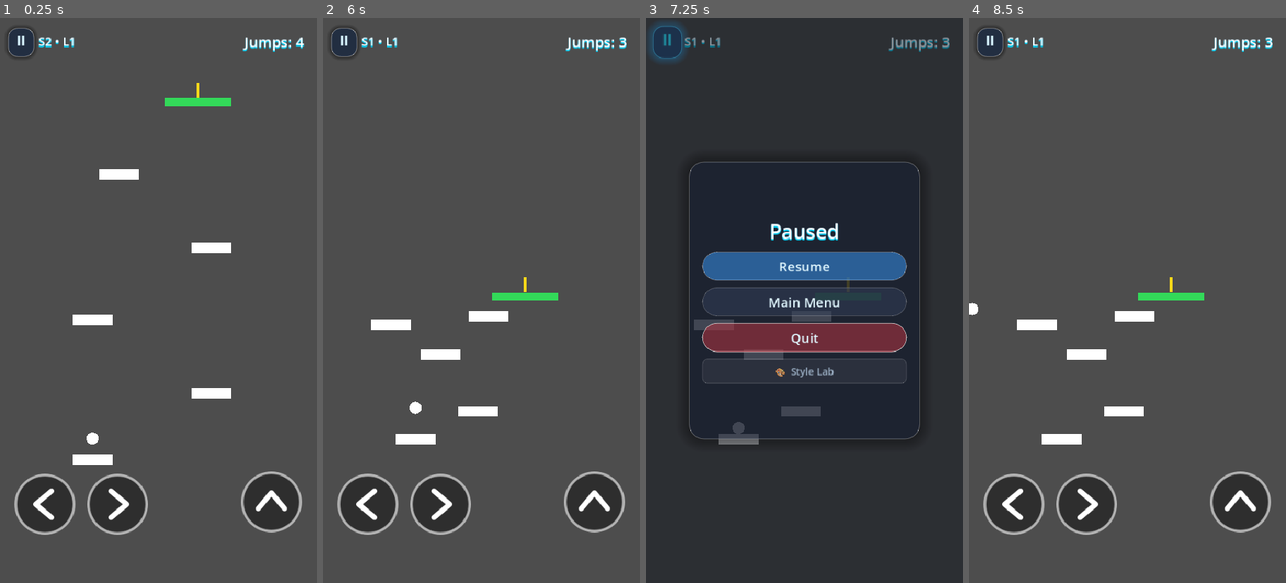
Above: before the commit, frames 1-4 (left to right).
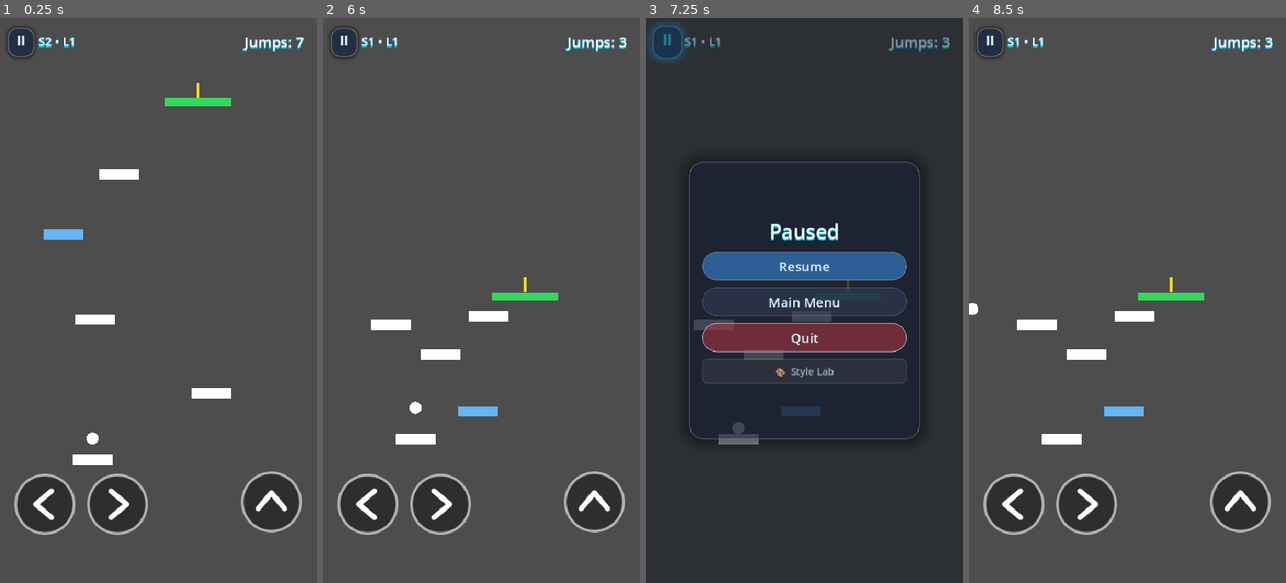
Above: after the commit, the same moments.

Repository: xASHx26/amnesia-ball
Game: Godot game, scene res://Scenes/Levels/level_4.tscn
Two runs of this game, one before a commit and one after it. Both use one fixed random seed, a clock stepped at 60 frames per second and the inputs below. This scene is started directly instead of the project's main scene.
Inputs (mouse positions are in pixels of both pictures, inside the frame that each line leads up to):
- Up to frame 1 (0.25 s): no input
- Up to frame 2 (6 s): click "⏸" at 0.5 s; click "Resume" at 1.25 s; tap Enter at 2 s; move the mouse to (551, 272) at 2.02 s; hold D (right) 2.03-3.5 s; tap Space (jump) at 2.1, 2.27, 2.57, 3.02, 3.05, 3.32 s; move the mouse to (418, 328) at 2.77 s; tap P at 2.85 s; click "🎨 Style Lab" at 3.5 s; click "✕" at 4.25 s; click "Main Menu" at 5 s; click "START GAME" at 5.75 s
- Up to frame 3 (7.25 s): click "⏸" at 6.5 s
- Up to frame 4 (8.5 s): click "Resume" at 7.25 s; tap Space (jump) at 8, 8.1 s; move the mouse to (1159, 176) at 8.02 s; hold A (left) from 8.03 s (still down)

The runs differ from the first frame. In frame 1, 0.6% of the frame differs, in the area x 13-96%, y 3-55%; in frame 2, 0.2%; in frame 3, 0.2%; in frame 4, 0.2%.

Commit message:
feat: implement enhanced disappearing platforms with reappearance logic and level integration

Diff:
--- a/Scenes/Levels/level_1.tscn
+++ b/Scenes/Levels/level_1.tscn
@@ -17,6 +17,7 @@
 
 [node name="Platform1" parent="." unique_id=546659521 instance=ExtResource("3_plat")]
 position = Vector2(235, 708.00006)
+is_enhanced = true
 
 [node name="Platform2" parent="." unique_id=1125931712 instance=ExtResource("3_plat")]
 position = Vector2(178, 622.00006)
--- a/Scenes/Levels/level_4.tscn
+++ b/Scenes/Levels/level_4.tscn
@@ -7,9 +7,10 @@
 [ext_resource type="PackedScene" uid="uid://13v60t2oqlqn" path="res://Scenes/Ball Scene.tscn" id="5_keyqw"]
 
 [node name="Level4" type="Node2D" unique_id=348444193]
+position = Vector2(0, 2)
 script = ExtResource("1_jqrsn")
 level_number = 4
-max_jumps = 4
+max_jumps = 7
 
 [node name="HUD" parent="." unique_id=2119999257 instance=ExtResource("2_t74h0")]
 
@@ -20,10 +21,11 @@
 position = Vector2(320, 680)
 
 [node name="Platform2" parent="." unique_id=381097477 instance=ExtResource("3_i4hbv")]
-position = Vector2(140, 570)
+position = Vector2(144, 569.00006)
 
 [node name="Platform3" parent="." unique_id=1346524782 instance=ExtResource("3_i4hbv")]
-position = Vector2(320, 460)
+position = Vector2(96, 440.00003)
+is_enhanced = true
 
 [node name="Platform4" parent="." unique_id=1346524783 instance=ExtResource("3_i4hbv")]
 position = Vector2(180, 350)
--- a/Scripts/Ball_Charecter/Ball_movements.gd
+++ b/Scripts/Ball_Charecter/Ball_movements.gd
@@ -8,30 +8,47 @@
 var current_platform: Node = null    # platform the ball is ON right now
 var previous_platform: Node = null   # platform the ball just LEFT
 var is_dying: bool = false
+var was_enhanced_jump: bool = false
+
+
+func _ready() -> void:
+	add_to_group("ball")
 
 
 func _physics_process(delta: float) -> void:
 	if is_dying:
 		return
 
-	# Detect touching bottom death zone
+	# Detect touching bottom death zone (skip if a popped enhanced platform can still catch us)
 	if global_position.y >= DEATH_Y_THRESHOLD and not GameManager.is_level_complete and not GameManager.is_game_over:
-		trigger_death()
-		return
+		if not _has_popped_enhanced_below():
+			trigger_death()
+			return
 
 	# Add gravity
 	if not is_on_floor():
 		velocity += get_gravity() * delta
 
+	# Reset enhanced jump when grounded
+	if is_on_floor():
+		was_enhanced_jump = false
+
 	# Handle jump (can jump as long as player has jumps remaining)
 	if Input.is_action_just_pressed("jump") and is_on_floor():
 		if GameManager.can_jump():
-			velocity.y = JUMP_VELOCITY
+			var jump_force := JUMP_VELOCITY
+			if is_instance_valid(current_platform) and current_platform.get("is_enhanced") and current_platform.get("is_reappeared"):
+				was_enhanced_jump = true
+				jump_force = JUMP_VELOCITY * 1.15  # slightly higher apex to clear double horizontal distance
+			velocity.y = jump_force
 
 	# Input movement
 	var direction := Input.get_axis("left", "right")
 	if direction and not GameManager.is_level_complete and not GameManager.is_game_over:
-		velocity.x = direction * SPEED
+		var move_speed := SPEED
+		if not is_on_floor() and was_enhanced_jump:
+			move_speed = SPEED * 2.0  # 2x horizontal jump distance!
+		velocity.x = direction * move_speed
 	else:
 		velocity.x = move_toward(velocity.x, 0, SPEED)
 
@@ -39,6 +56,7 @@
 
 	# Detect platform collision
 	_detect_platform()
+
 
 
 func trigger_death() -> void:
@@ -110,3 +128,11 @@
 				if parent.is_in_group("goal") or parent.has_method("pop"):
 					return parent
 	return null
+
+
+## Returns true if any enhanced platform in the level is in popped state (waiting to reappear).
+func _has_popped_enhanced_below() -> bool:
+	for node in get_tree().get_nodes_in_group("enhanced_platform"):
+		if is_instance_valid(node) and node.get("is_popped_enhanced"):
+			return true
+	return false
--- a/Scripts/Platform/platform.gd
+++ b/Scripts/Platform/platform.gd
@@ -1,40 +1,152 @@
 extends Node2D
 
+@export var is_enhanced: bool = false
+@export var light_blue_color: Color = Color(0.39, 0.71, 0.96, 1.0)
+@export var dark_blue_color: Color = Color(0.08, 0.35, 0.75, 1.0)
 
 @onready var mesh: MeshInstance2D = $MeshInstance2D
 @onready var dust_particles: GPUParticles2D = $DustParticles
+@onready var static_body: StaticBody2D = $StaticBody2D
+@onready var collision_shape: CollisionShape2D = $StaticBody2D/CollisionShape2D
+
 var is_popping: bool = false
+var is_popped_enhanced: bool = false
+var is_reappeared: bool = false
+var reappear_area: Area2D = null
+var initial_scale: Vector2 = Vector2.ONE
+
+
+func _ready() -> void:
+	initial_scale = scale
+	if is_enhanced:
+		add_to_group("enhanced_platform")
+		mesh.modulate = light_blue_color
+		# Override dust particle base color for blue-themed effects
+		var mat := dust_particles.process_material as ParticleProcessMaterial
+		if mat:
+			mat = mat.duplicate() as ParticleProcessMaterial
+			mat.color = light_blue_color
+			dust_particles.process_material = mat
+		_setup_reappear_area()
+
+
+func _setup_reappear_area() -> void:
+	reappear_area = Area2D.new()
+	reappear_area.name = "ReappearArea"
+	reappear_area.collision_layer = 0
+	reappear_area.collision_mask = 1  # Detect Ball (layer 1)
+
+	var area_shape := CollisionShape2D.new()
+	if collision_shape and collision_shape.shape:
+		area_shape.shape = collision_shape.shape.duplicate()
+
+	reappear_area.add_child(area_shape)
+	if collision_shape:
+		area_shape.position = collision_shape.position
+
+	add_child(reappear_area)
+	reappear_area.body_entered.connect(_on_reappear_area_body_entered)
+
+
+func _on_reappear_area_body_entered(body: Node2D) -> void:
+	if is_popped_enhanced and not is_reappeared:
+		if body.is_in_group("ball") or body.name == "Ball" or body.has_method("trigger_death"):
+			if body is CharacterBody2D:
+				var ball = body as CharacterBody2D
+				# Only trigger reappear when the ball is actually falling downward
+				if ball.velocity.y > 0:
+					reappear(ball)
 
 
 ## Called by the ball when it lands on a new platform.
-## Blinks the platform, then bursts into dust particles and disappears.
 func pop() -> void:
 	if is_popping:
 		return
 	is_popping = true
 
 	# Disable collision immediately so the ball can't land on it again
-	var static_body = $StaticBody2D
 	if static_body:
 		static_body.set_deferred("process_mode", Node.PROCESS_MODE_DISABLED)
 
-	# --- Phase 1: Blink (flash on/off rapidly) ---
-	var blink_tween = create_tween()
-	var blink_count := 4
-	var blink_speed := 0.08
-	for i in blink_count:
-		blink_tween.tween_property(mesh, "modulate:a", 0.15, blink_speed) \
-			.set_trans(Tween.TRANS_SINE).set_ease(Tween.EASE_IN)
-		blink_tween.tween_property(mesh, "modulate:a", 1.0, blink_speed) \
-			.set_trans(Tween.TRANS_SINE).set_ease(Tween.EASE_OUT)
-	# One final fast blink to very dim
-	blink_tween.tween_property(mesh, "modulate:a", 0.1, 0.04)
-	await blink_tween.finished
+	if is_enhanced:
+		# --- Enhanced Special Disappearing Animation ---
+		dust_particles.modulate = light_blue_color if not is_reappeared else dark_blue_color
 
-	# --- Phase 2: Burst into dust particles ---
-	mesh.visible = false
+		var blink_tween = create_tween()
+		# Fast energy pulse effect
+		for i in 4:
+			blink_tween.tween_property(mesh, "modulate", Color.WHITE, 0.05)
+			blink_tween.tween_property(mesh, "modulate", light_blue_color if not is_reappeared else dark_blue_color, 0.05)
+
+		# Shrink and disappear pulse
+		blink_tween.tween_property(self, "scale", initial_scale * 1.15, 0.08).set_trans(Tween.TRANS_QUAD).set_ease(Tween.EASE_OUT)
+		blink_tween.tween_property(self, "scale", Vector2.ZERO, 0.12).set_trans(Tween.TRANS_BACK).set_ease(Tween.EASE_IN)
+		await blink_tween.finished
+
+		mesh.visible = false
+		dust_particles.emitting = true
+
+		if not is_reappeared:
+			is_popped_enhanced = true
+			# Reset scale back to initial scale for when it re-appears later
+			scale = initial_scale
+		else:
+			await get_tree().create_timer(dust_particles.lifetime + 0.1).timeout
+			queue_free()
+	else:
+		# --- Standard Platform Pop ---
+		var blink_tween = create_tween()
+		var blink_count := 4
+		var blink_speed := 0.08
+		for i in blink_count:
+			blink_tween.tween_property(mesh, "modulate:a", 0.15, blink_speed) \
+				.set_trans(Tween.TRANS_SINE).set_ease(Tween.EASE_IN)
+			blink_tween.tween_property(mesh, "modulate:a", 1.0, blink_speed) \
+				.set_trans(Tween.TRANS_SINE).set_ease(Tween.EASE_OUT)
+		blink_tween.tween_property(mesh, "modulate:a", 0.1, 0.04)
+		await blink_tween.finished
+
+		mesh.visible = false
+		dust_particles.emitting = true
+		await get_tree().create_timer(dust_particles.lifetime + 0.1).timeout
+		queue_free()
+
+
+## Triggered when player falls into popped enhanced platform's area from above.
+func reappear(ball: CharacterBody2D = null) -> void:
+	if not is_popped_enhanced or is_reappeared:
+		return
+
+	is_popped_enhanced = false
+	is_reappeared = true
+	is_popping = false
+
+	# Re-enable solid collision
+	if static_body:
+		static_body.set_deferred("process_mode", Node.PROCESS_MODE_INHERIT)
+		# Disable the reappear sensor — it has served its purpose
+		if reappear_area:
+			reappear_area.set_deferred("monitoring", false)
+
+	# Change mesh color to Dark Blue
+	mesh.modulate = dark_blue_color
+	mesh.visible = true
+
+	# --- Special Elastic Re-appearing Animation ---
+	scale = Vector2.ZERO
+	var tw = create_tween()
+	tw.tween_property(self, "scale", initial_scale * 1.2, 0.2).set_trans(Tween.TRANS_BACK).set_ease(Tween.EASE_OUT)
+	tw.tween_property(self, "scale", initial_scale, 0.1).set_trans(Tween.TRANS_SINE).set_ease(Tween.EASE_IN_OUT)
+
+	# Enhanced particle explosion for reappearing
+	var mat := dust_particles.process_material as ParticleProcessMaterial
+	if mat:
+		mat = mat.duplicate() as ParticleProcessMaterial
+		mat.color = dark_blue_color
+		dust_particles.process_material = mat
+	dust_particles.modulate = Color.WHITE
 	dust_particles.emitting = true
 
-	# Wait for particles to finish their lifetime then clean up
-	await get_tree().create_timer(dust_particles.lifetime + 0.1).timeout
-	queue_free()
+	# Give the ball a tiny upward bounce so it lands stably on the reappeared platform
+	if ball and is_instance_valid(ball):
+		ball.velocity.y = -200.0  # small auto-bounce to stabilize
